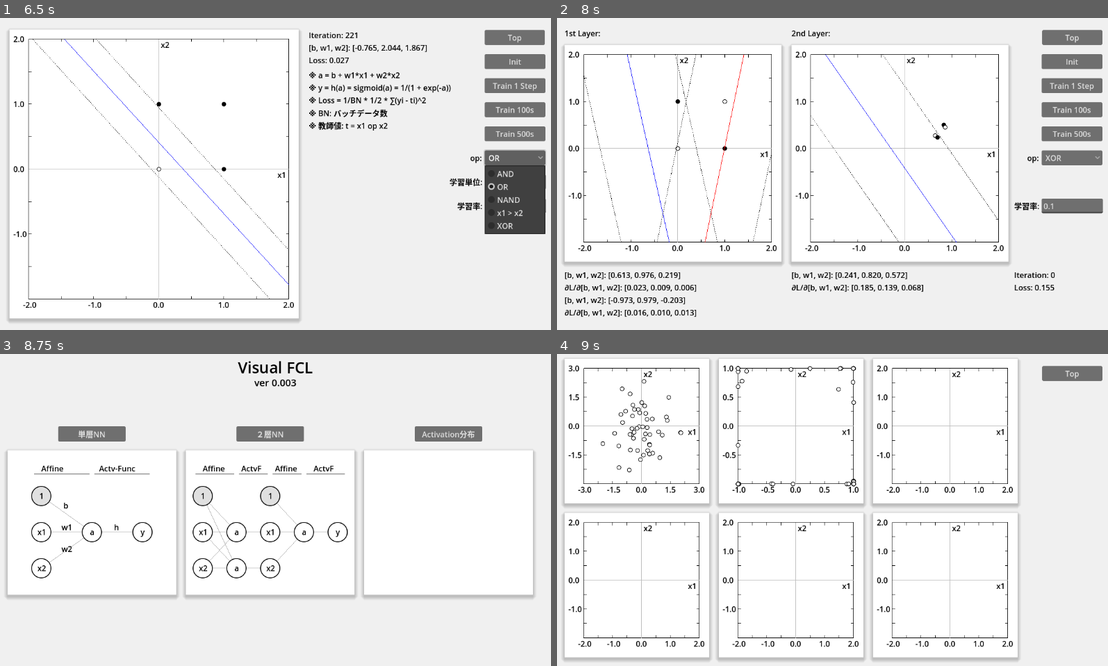
Above: before the commit, frames 1-4 (two rows, left to right).
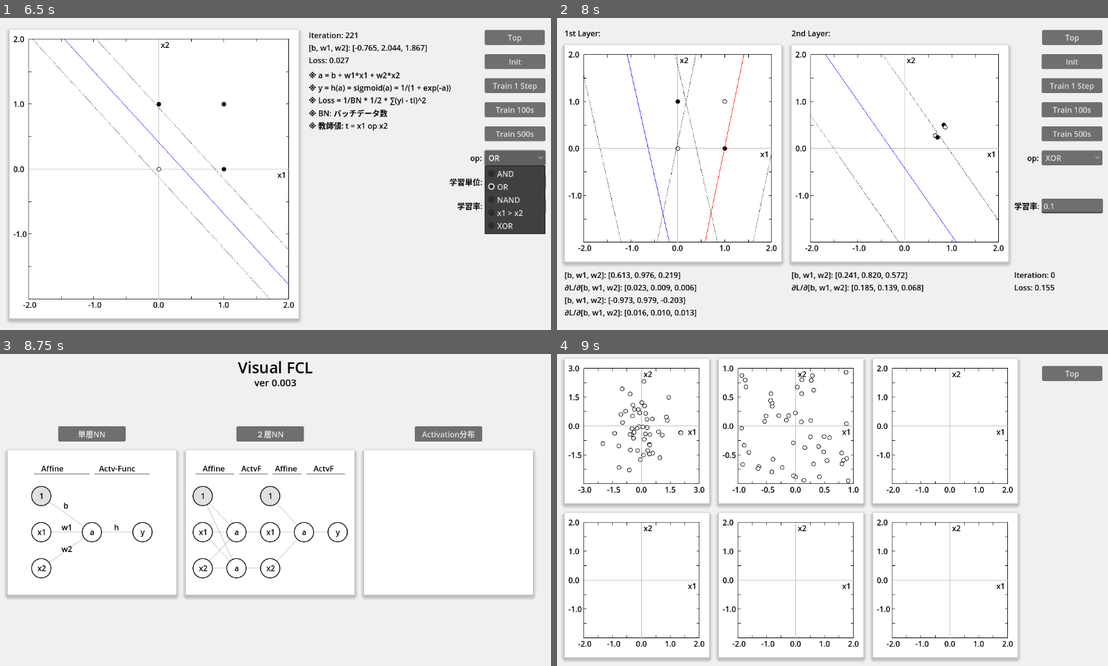
Above: after the commit, the same moments.

Repository: vivisuke/VisualFCL
Game: Godot game, scene res://top_scene.tscn
Same seed, same stepped clock (60 frames per second), same inputs: the game is played once before the commit and once after it.
Inputs:
- Up to frame 1 (6.5 s): click "単層NN" at 0.5 s; click "Init" at 1.25 s; click "Train 1 Step" at 2 s; click "Train 100s" at 2.75 s; click "Train 500s" at 3.5 s; click "AND" at 4.25 s; click "Mini Batch" at 5 s; click "OR" at 5.75 s
- Up to frame 2 (8 s): click "Top" at 6.5 s; click "２層NN" at 7.25 s
- Up to frame 3 (8.75 s): click "Top" at 8 s
- Up to frame 4 (9 s): click "Activation分布" at 8.75 s

Frames 1-3 are identical in both runs. In frame 4, 0.5% of the frame differs, in the area x 32-55%, y 3-43%.

Commit message:
0071 ◎ C 06/22 06/24 0.003│ToDo│Neuron クラスを配列で管理する FCLayer クラス定義

Diff:
--- a/VisualFCL/scripts/activate_distri_scene.gd
+++ b/VisualFCL/scripts/activate_distri_scene.gd
@@ -1,21 +1,25 @@
 extends Node2D
 
+enum {		# 活性化関数種別
+	AF_SIGMOID = 0, AF_TANH, AF_RELU,
+}
 const N_INPUT = 100				# 入力データ数
-const N_NODE = 100				# 中間ノード数
+const N_NODE = 100				# 中間、出力ノード数
 
 var vec_input = []				# 入力データ配列, [x1, x2, x3, ... xN]
 var vec_input_pair = []			# 入力データ配列, 要素：[x, y, bool]
-var first_layer = []
+var first_layer
 var vec_output_1 = []			# 1st レイヤー出力
 var vec_output_1_pair = []		# 1st レイヤー出力, 要素：[x, y, bool]
 var vec_output_2 = []			# 1st レイヤー出力
 var vec_output_2_pair = []		# 1st レイヤー出力, 要素：[x, y, bool]
 
-# N入力１出力総結合層クラス
-# 活性化関数：シグモイド固定
-class FCN1Unit:
-	func _init(n_in, deviation):
+# ニューロンクラス、N入力１出力
+# 活性化関数：シグモイド・tanh・ReLU etc ?
+class Neuron:
+	func _init(n_in, af, deviation:float):
 		n_input = n_in
+		actv_func = af
 		# 重みベクター初期化
 		vec_weight.resize(n_input+1)
 		if true:
@@ -33,7 +37,7 @@
 	func forward(inp: Array):
 		a = vec_weight[0]
 		for i in range(n_input):
-			a += vec_weight[i+1]*inp[i]
+			a += vec_weight[i+1] * inp[i]
 		#y = sigmoid(a)
 		y = tanh(a)
 		#print("a = ", a, ", y = ", y)
@@ -46,11 +50,27 @@
 		upgrad.push_back(dydag)
 		for i in range(n_input):
 			upgrad.push_back(dydag * inp[i])
-	var a			# a = b + w1*x1 + w2*x2 + ... wN*xN
-	var y			# y = af(a)、af はシグモイド関数固定
 	var n_input		# 入力データ数
-	var vec_weight = []			# [b, w1, w2, w3, ... wN] 重みベクター
-	var upgrad					# 上流勾配
+	var actv_func	# 活性化関数種別
+	var vec_weight = []		# [b, w1, w2, w3, ... wN] 重みベクター
+	var a					# a = b + w1*x1 + w2*x2 + ... wN*xN
+	var y					# y = af(a)、af はシグモイド関数固定
+	var upgrad				# 上流勾配
+#
+class FCLayer:
+	func _init(n_in, n_out, af, deviation:float):
+		n_output = n_out
+		neuron_lst.resize(n_out)
+		for i in range(n_out):
+			neuron_lst[i] = Neuron.new(n_in, af, deviation)
+	func forward(inp: Array):
+		vec_output.resize(n_output)
+		for i in range(n_output):
+			neuron_lst[i].forward(inp)
+			vec_output[i] = neuron_lst[i].y
+	var n_output
+	var neuron_lst = []
+	var vec_output = []
 
 # Called when the node enters the scene tree for the first time.
 func _ready():
@@ -66,9 +86,9 @@
 	$GraphRect_4.to_plot_boolean = false
 	$GraphRect_5.to_plot_boolean = false
 	$GraphRect_6.to_plot_boolean = false
-	first_layer = []
-	for i in range(N_NODE):
-		first_layer.push_back(FCN1Unit.new(N_INPUT, 1.0))
+	first_layer = FCLayer.new(N_INPUT, N_NODE, AF_TANH, 0.1)
+	#for i in range(N_NODE):
+	#	first_layer.push_back(FCN1Unit.new(N_INPUT, 0.1))
 	init()
 	forward()
 	pass # Replace with function body.
@@ -90,14 +110,16 @@
 	$GraphRect_5.queue_redraw()
 	$GraphRect_6.queue_redraw()
 func forward():
-	vec_output_1 = []
+	first_layer.forward(vec_input)
+	var vec_output = first_layer.vec_output
+	#vec_output_1 = []
 	vec_output_1_pair = []
 	for i in range(N_NODE/2):
-		first_layer[i*2].forward(vec_input)
-		vec_output_1.push_back(first_layer[i*2].y)
-		first_layer[i*2+1].forward(vec_input)
-		vec_output_1.push_back(first_layer[i*2+1].y)
-		vec_output_1_pair.push_back([first_layer[i*2].y, first_layer[i*2+1].y, false])
+		#first_layer[i*2].forward(vec_input)
+		#vec_output_1.push_back(first_layer[i*2].y)
+		#first_layer[i*2+1].forward(vec_input)
+		#vec_output_1.push_back(first_layer[i*2+1].y)
+		vec_output_1_pair.push_back([vec_output[i*2], vec_output[i*2+1], false])
 	$GraphRect_2.vec_input = vec_output_1_pair
 	$GraphRect_2.maxv = 1.0
 	$GraphRect_2.queue_redraw()
Not shown, changed: VisualFCL.spr
